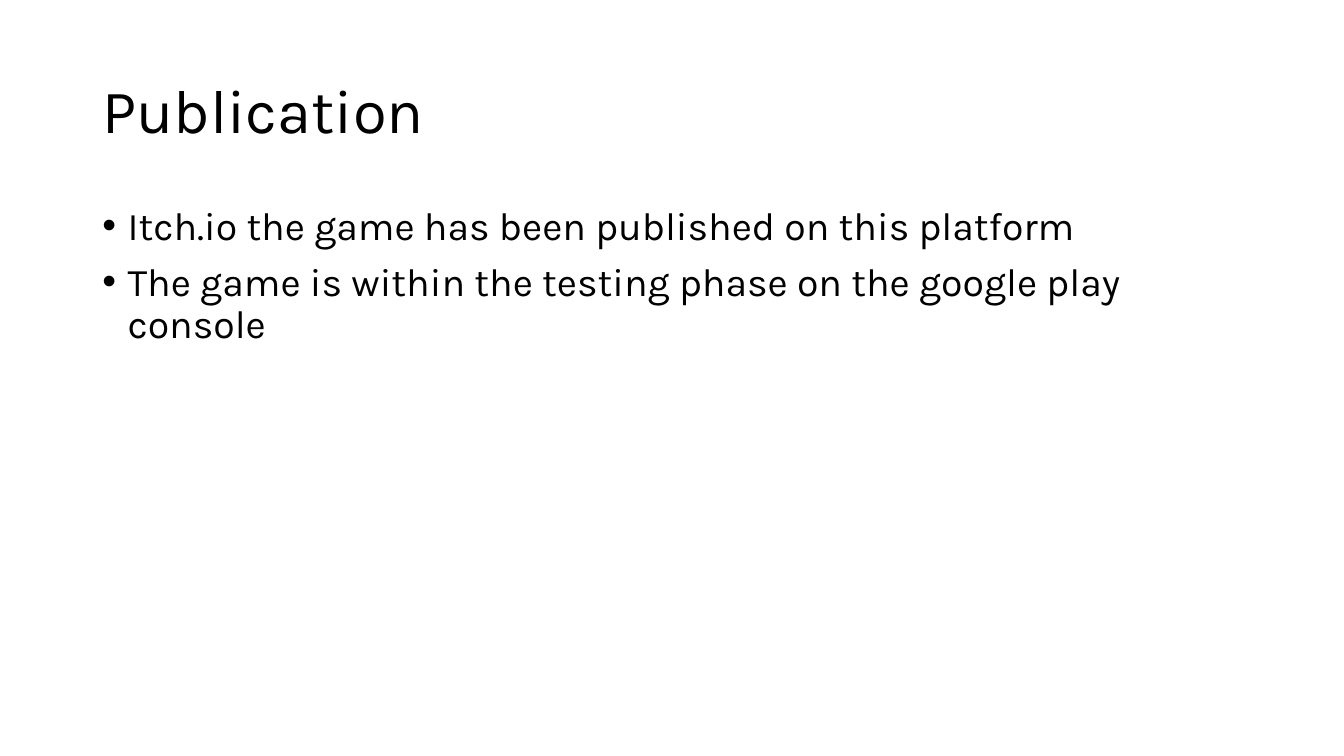
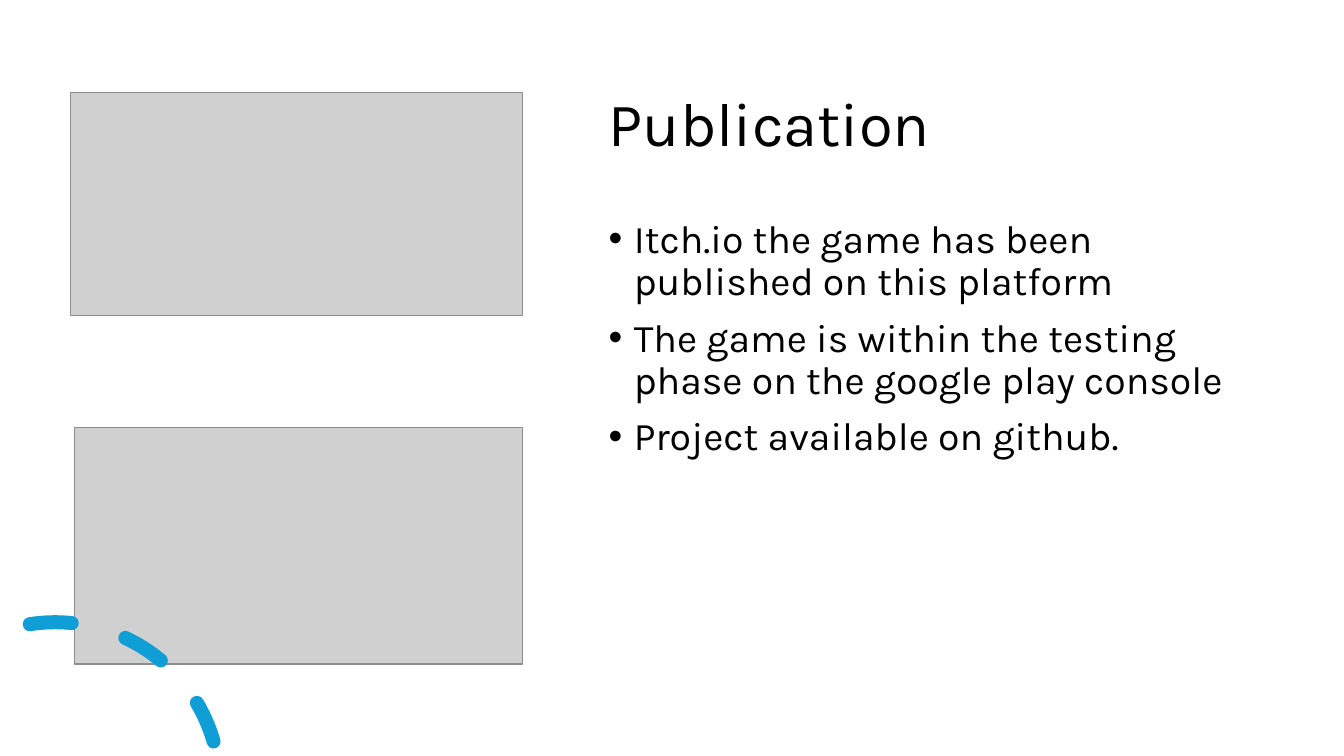
Before and after one commit to bar-nzie/MobileGameDevelopment, a slide deck: slide 7 of Mobile Game Development Presentation.pptx. Drawn at 1344x756 pixels with LibreOffice and Linux fonts; fonts in the diff are those of the drawing; grey boxes stand for pictures. Boxes give left, top, right and bottom in pixels: in the first picture for what was removed or moved away, otherwise in the second. Text is boxed around its words. In the diff, an @@ line names an element or a change of style, - is before the commit and + after.

```diff
--- a/Mobile Game Development Presentation.pptx
+++ b/Mobile Game Development Presentation.pptx
@@ title "Publication": place and size @@
-title "Publication" at bbox=[102, 90, 423, 134]
+title "Publication" at bbox=[609, 103, 930, 147]
@@ picture added at bbox=[71, 93, 522, 316] @@
@@ text "Itch.io the game has been ...": place and size @@
-text "Itch.io the game has been ..." at bbox=[128, 213, 1120, 339]
+text "Itch.io the game has been ..." at bbox=[634, 226, 1222, 460]
@@ picture added at bbox=[74, 427, 522, 664] @@
@@ text at bbox=[634, 423, 1119, 460]: paragraph added @@
+• Project available on github.
@@ arc (boxed as its full ellipse) added at bbox=[0, 599, 244, 756], outline #0F9ED5 10 pt dashed @@
```
Also in this commit, not shown: 3 other slides changed, 2 other files.
